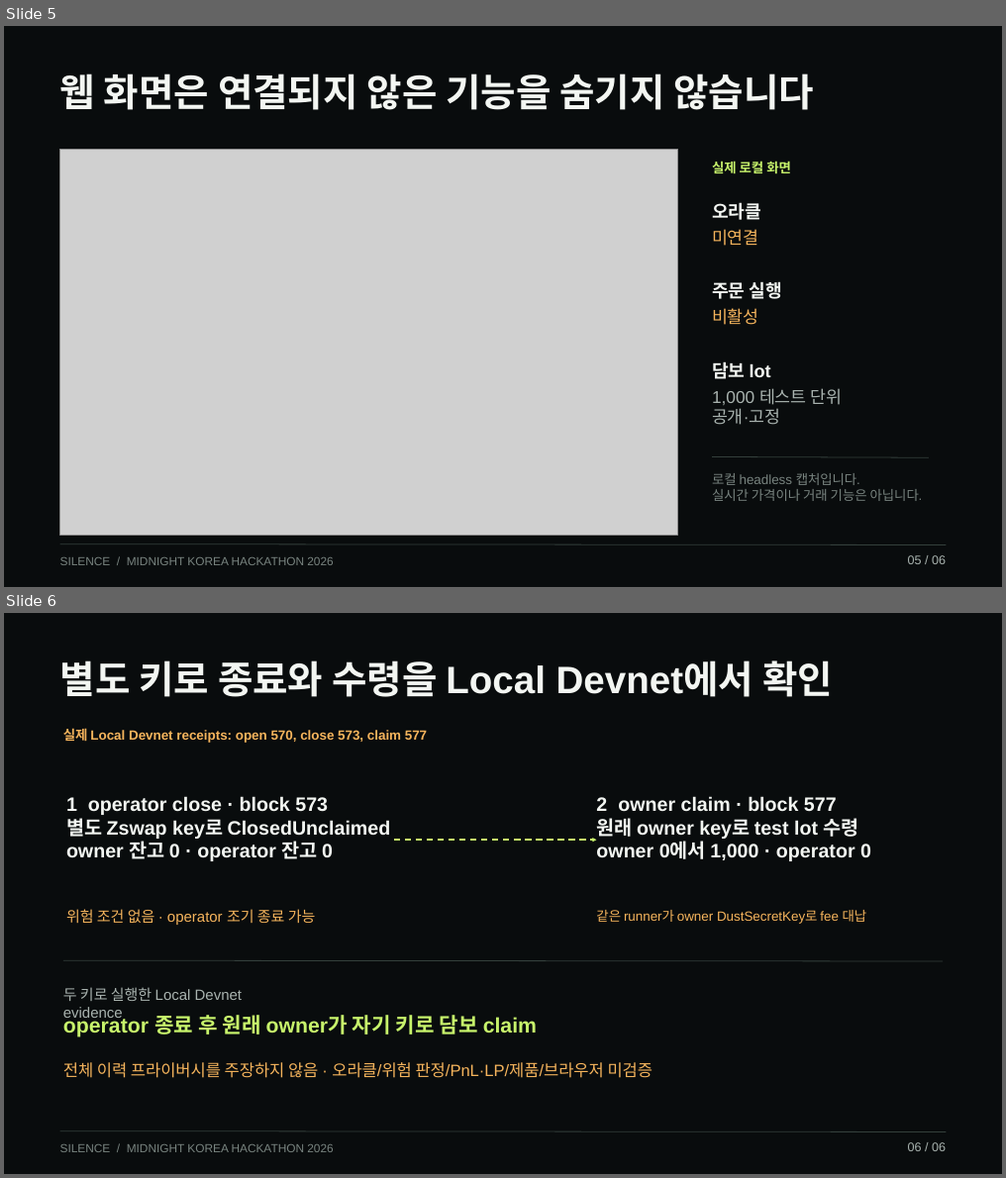
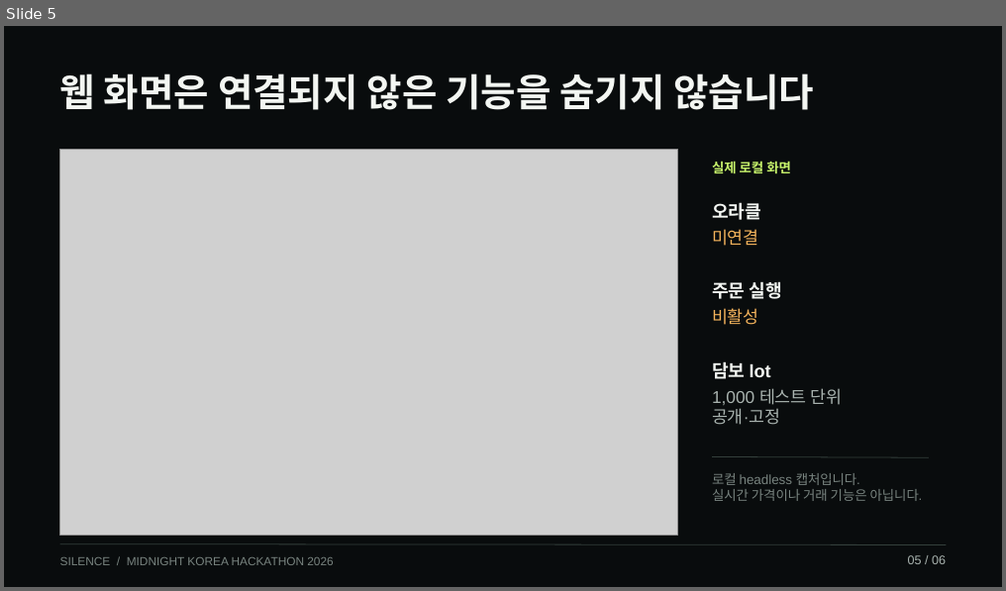
Before and after one commit to diveyreadytodive-star/midnight-fair-launch, a slide deck: artifacts/output/SILENCE-Midnight-Korea-Hackathon-2026.pptx. Shown one above the other, each under a label of ours: slides 5 and 6 before the commit, slide 5 after it. The pictures are 1006x1178 and 1006x591 pixels, drawn with LibreOffice and Linux fonts; fonts in the diff are those of the drawing; grey boxes stand for pictures. Boxes give left, top, right and bottom in pixels: in the first picture for what was removed or moved away, otherwise in the second. Text is boxed around its words. In the diff, an @@ line names an element or a change of style, - is before the commit and + after.

```diff
--- a/artifacts/output/SILENCE-Midnight-Korea-Hackathon-2026.pptx
+++ b/artifacts/output/SILENCE-Midnight-Korea-Hackathon-2026.pptx
@@ slide 6 removed at [4, 613, 1002, 1174], background #090C0D @@
@@ text removed at [60, 661, 833, 697] @@
-별도 키로 종료와 수령을 Local Devnet에서 확인
@@ text removed at [63, 728, 427, 743] @@
-실제 Local Devnet receipts: open 570, close 573, claim 577
@@ text removed at [66, 796, 391, 861] @@
-1 operator close · block 573
-별도 Zswap key로 ClosedUnclaimed
-owner 잔고 0 · operator 잔고 0
@@ text removed at [596, 796, 871, 861] @@
-2 owner claim · block 577
-원래 owner key로 test lot 수령
-owner 0에서 1,000 · operator 0
@@ arrow removed from (394, 840) to (597, 840) @@
@@ text removed at [66, 909, 316, 925] @@
-위험 조건 없음 · operator 조기 종료 가능
@@ text removed at [596, 910, 867, 924] @@
-같은 runner가 owner DustSecretKey로 fee 대납
@@ line removed from (63, 961) to (943, 961) @@
@@ text removed at [63, 987, 242, 1022] @@
-두 키로 실행한 Local Devnet evidence
@@ text removed at [63, 1015, 537, 1038] @@
-operator 종료 후 원래 owner가 자기 키로 담보 claim
@@ text removed at [63, 1062, 653, 1078] @@
-전체 이력 프라이버시를 주장하지 않음 · 오라클/위험 판정/PnL·LP/제품/브라우저 미검증
@@ line removed from (60, 1132) to (945, 1133) @@
@@ text removed at [60, 1145, 333, 1153] @@
-SILENCE / MIDNIGHT KOREA HACKATHON 2026
@@ text removed at [908, 1143, 945, 1152] @@
-06 / 06
```
Also in this commit, not shown: 2 slides changed, 1 slide added, 14 other files.
